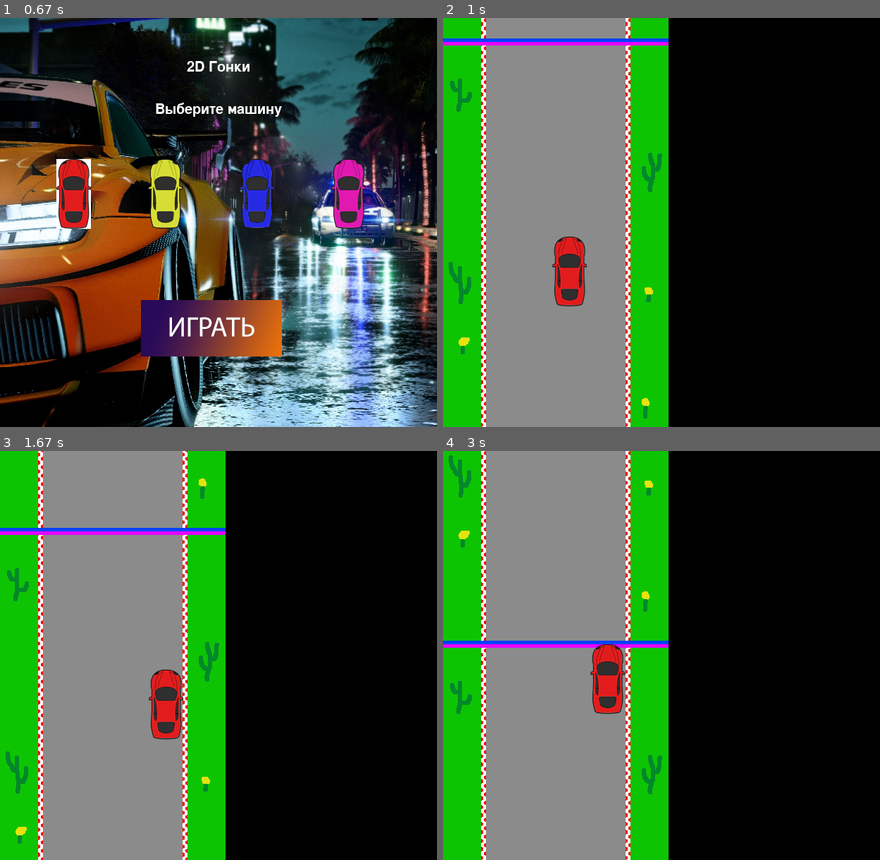
Above: before the commit, frames 1-4 (two rows, left to right).
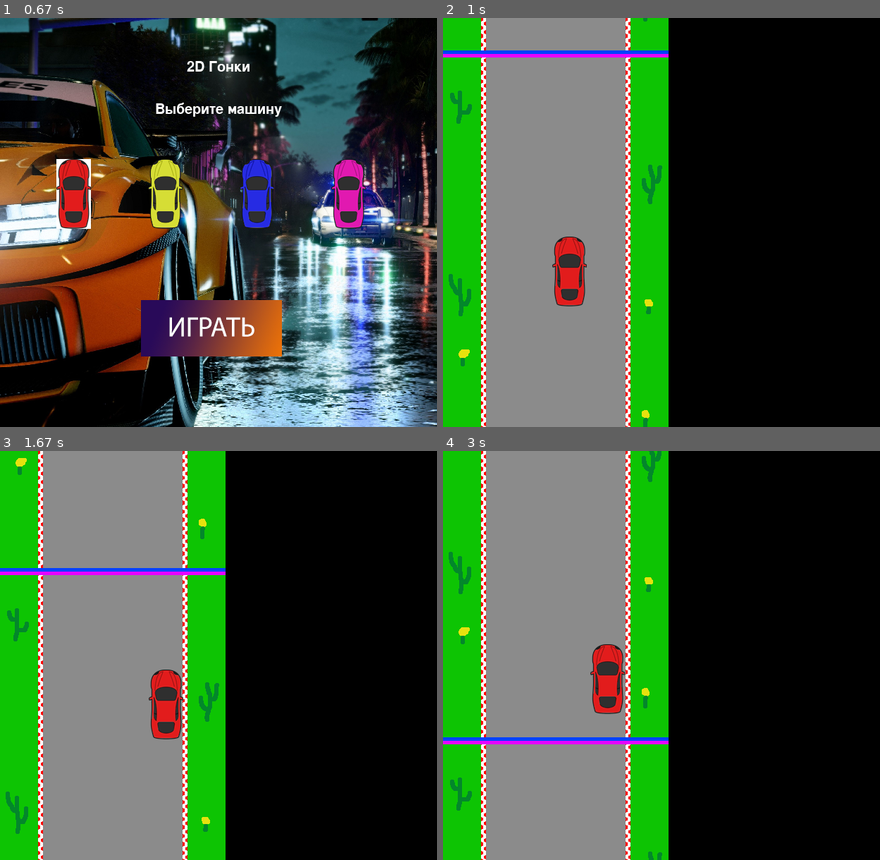
Above: after the commit, the same moments.

Repository: Lidne/PygameProject
Game: pygame game, started from main.py
Two runs of this game, one before a commit and one after it. Both use one fixed random seed, a clock stepped at 60 frames per second and the inputs below.
Inputs (mouse positions are in pixels of both pictures, inside the frame that each line leads up to):
- Up to frame 1 (0.67 s): click (74, 193) at 0.38 s
- Up to frame 2 (1 s): click (652, 328) at 0.72 s
- Up to frame 3 (1.67 s): hold Right 1.17-1.63 s
- Up to frame 4 (3 s): hold Up 1.67-1.97 s; hold Right 2-2.47 s; hold Left from 2.5 s (still down)

Frame 1 is identical in both runs. In frame 2, 4.2% of the frame differs, in the area x 0-52%, y 0-100%; in frame 3, 4.1%; in frame 4, 4.3%.

Commit message:
corrected speed

Diff:
--- a/car.py
+++ b/car.py
@@ -16,7 +16,7 @@
         self.rect = self.image.get_rect()
         self.rect.x = cords[0]
         self.rect.y = cords[1]
-        self.v = 150  # Скорость машинки
+        self.v = 170  # Скорость машинки
 
     def update(self, *args):
         """Функция обновляет позицию машинки"""
--- a/road.py
+++ b/road.py
@@ -22,8 +22,8 @@
 
     def update(self):
         """Функция обновляет позицию блока дороги"""
-        self.rect = self.rect.move(0, 2)
-        self.objects.update(2)
+        self.rect = self.rect.move(0, 3)
+        self.objects.update(3)
 
     def is_viewing(self):
         """Функция проверяет не выходит ли блок за границы экрана"""
